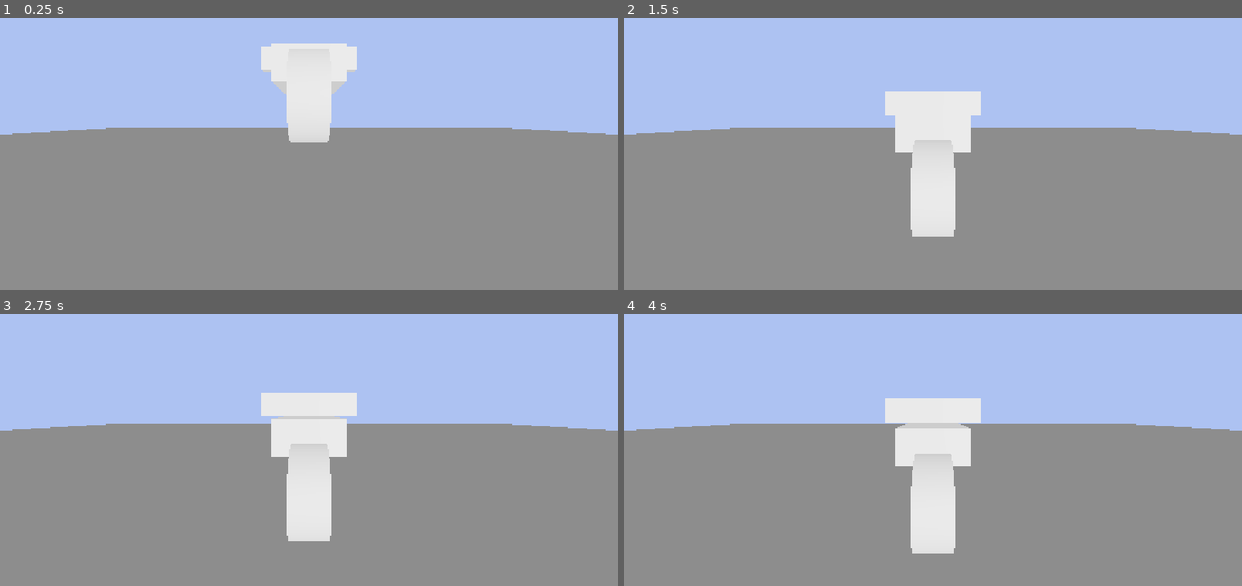
Above: before the commit, frames 1-4 (two rows, left to right).
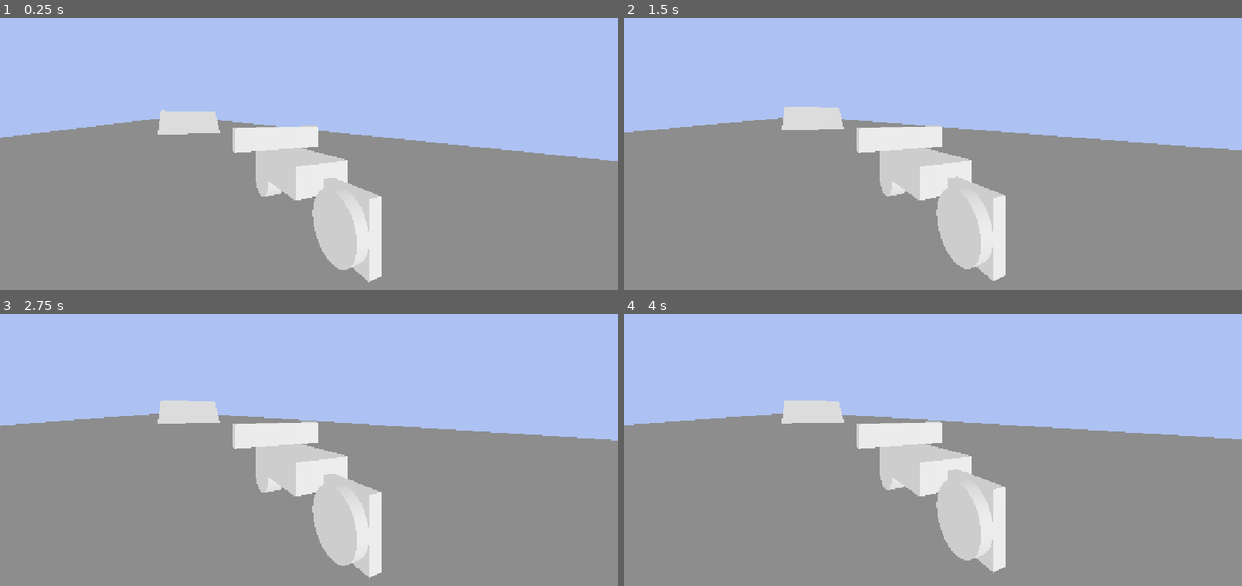
Above: after the commit, the same moments.

Repository: xvibyt/motorcycle
Game: Godot game, scene res://main.tscn
Same seed, same stepped clock (60 frames per second), same inputs: the game is played once before the commit and once after it.
Inputs (mouse positions are in pixels of both pictures, inside the frame that each line leads up to):
- Up to frame 1 (0.25 s): no input
- Up to frame 2 (1.5 s): tap Enter at 0.5 s; move the mouse to (1068, 99) at 0.52 s; hold Right 0.53-1.25 s; tap Alt at 0.6 s; click (1068, 99) at 0.67 s; drag from (809, 132) to (902, 186) at 1.27 s
- Up to frame 3 (2.75 s): move the mouse to (370, 335) at 2.02 s; hold Right from 2.03 s (still down); tap Alt at 2.1 s
- Up to frame 4 (4 s): release Right at 2.75 s; drag from (902, 482) to (747, 360) at 2.77 s; move the mouse to (1118, 463) at 3.52 s; hold Left from 3.53 s (still down); tap Alt at 3.6 s

The runs differ from the first frame. In frame 1, 14% of the frame differs, in the area x 0-100%, y 9-98%; in frame 2, 11%; in frame 3, 11%; in frame 4, 11%.

Commit message:
Added driving and suspension improvements

Diff:
--- a/motorcycle/main.tscn
+++ b/motorcycle/main.tscn
@@ -4,14 +4,18 @@
 [ext_resource type="Script" uid="uid://ddyyyl2p2uqvi" path="res://wheel_raycast.gd" id="2_0xm2m"]
 
 [sub_resource type="BoxShape3D" id="BoxShape3D_bais7"]
-size = Vector3(50, 1, 50)
+size = Vector3(50, 1, 5000)
 
 [sub_resource type="StandardMaterial3D" id="StandardMaterial3D_7dm0k"]
 albedo_color = Color(0.3665946, 0.3665946, 0.36659458, 1)
 
 [sub_resource type="BoxMesh" id="BoxMesh_bais7"]
 material = SubResource("StandardMaterial3D_7dm0k")
-size = Vector3(50, 1, 50)
+size = Vector3(50, 1, 5000)
+
+[sub_resource type="Curve" id="Curve_0xm2m"]
+_data = [Vector2(0, 0.24719107), 0.0, 0.0, 0, 0, Vector2(0.24553573, 1), 0.0, 0.0, 0, 0, Vector2(0.7544643, 0.75280905), 0.0, 0.0, 0, 0, Vector2(1, 0), 0.0, 0.0, 0, 0]
+point_count = 4
 
 [sub_resource type="BoxMesh" id="BoxMesh_rvawr"]
 size = Vector3(1, 0.5, 2)
@@ -24,12 +28,20 @@
 
 [sub_resource type="CylinderMesh" id="CylinderMesh_bais7"]
 
+[sub_resource type="BoxMesh" id="BoxMesh_0xm2m"]
+
 [sub_resource type="Environment" id="Environment_d4f1g"]
 background_mode = 1
 background_color = Color(0.6783694, 0.761581, 0.95033807, 1)
 ambient_light_source = 2
 ambient_light_color = Color(0.90359825, 0.90359825, 0.9035982, 1)
 ambient_light_energy = 3.0
+
+[sub_resource type="BoxShape3D" id="BoxShape3D_d4f1g"]
+size = Vector3(10, 10, 10)
+
+[sub_resource type="BoxMesh" id="BoxMesh_d4f1g"]
+size = Vector3(10, 10, 10)
 
 [node name="Node3D" type="Node3D" unique_id=6327640]
 
@@ -47,9 +59,13 @@
 mass = 30.0
 script = ExtResource("1_ig7tw")
 wheels = [NodePath("Wheel1"), NodePath("Wheel2")]
+acc_curve = SubResource("Curve_0xm2m")
 
 [node name="MainBody" type="MeshInstance3D" parent="Motorcycle" unique_id=787357072]
 mesh = SubResource("BoxMesh_rvawr")
+
+[node name="Camera3D" type="Camera3D" parent="Motorcycle/MainBody" unique_id=290659557]
+transform = Transform3D(0.8660254, 1.4901159e-08, -0.5, 0, 1, 2.9802319e-08, 0.5, -2.5809564e-08, 0.8660254, -2, 1, 4)
 
 [node name="SteeringWheel" type="MeshInstance3D" parent="Motorcycle" unique_id=735234106]
 transform = Transform3D(1, 0, 0, 0, 1, 0, 0, 0, 1, 0, 0.5, -0.875)
@@ -60,6 +76,7 @@
 
 [node name="Wheel1" type="RayCast3D" parent="Motorcycle" unique_id=731055372]
 transform = Transform3D(1, 0, 0, 0, 1, 0, 0, 0, 1, 0, 0, -1.5)
+enabled = false
 script = ExtResource("2_0xm2m")
 spring_strength = 3000.0
 spring_damping = 30.0
@@ -70,19 +87,31 @@
 
 [node name="Wheel2" type="RayCast3D" parent="Motorcycle" unique_id=1847072445]
 transform = Transform3D(1, 0, 0, 0, 1, 0, 0, 0, 1, 0, 0, 1.5)
+enabled = false
 script = ExtResource("2_0xm2m")
 spring_strength = 3000.0
 spring_damping = 30.0
+is_motor = true
 
 [node name="WheelMesh" type="MeshInstance3D" parent="Motorcycle/Wheel2" unique_id=1904386090]
 transform = Transform3D(-4.3711385e-08, -0.19999999, 0, 0.99999994, -8.742277e-09, 0, 0, 0, 1, 0, -0.5, 0)
 mesh = SubResource("CylinderMesh_bais7")
 
+[node name="WheelMesh2" type="MeshInstance3D" parent="Motorcycle/Wheel2/WheelMesh" unique_id=473503830]
+transform = Transform3D(0.9999999, 0, 0, -2.842171e-14, 0.9999999, 0, 0, 0, 0.9999999, 0, -0.45348406, 0)
+mesh = SubResource("BoxMesh_0xm2m")
+
 [node name="WorldEnvironment" type="WorldEnvironment" parent="." unique_id=1930333086]
 environment = SubResource("Environment_d4f1g")
 
-[node name="Camera3D" type="Camera3D" parent="." unique_id=290659557]
-transform = Transform3D(1, 0, 0, 0, 1, 2.9802319e-08, 0, -2.9802319e-08, 1, 0, 0, 4)
-
 [node name="DirectionalLight3D" type="DirectionalLight3D" parent="." unique_id=1261956217]
 transform = Transform3D(0.7071067, 0, 0.70710677, 0, 1, 0, -0.70710677, 0, 0.7071067, 0, 0, 2.138185)
+
+[node name="Ramp" type="StaticBody3D" parent="." unique_id=2070269318]
+transform = Transform3D(1, 0, 0, 0, 0.8660254, -0.5, 0, 0.5, 0.8660254, 0, -4, -48)
+
+[node name="CollisionShape3D" type="CollisionShape3D" parent="Ramp" unique_id=1073132268]
+shape = SubResource("BoxShape3D_d4f1g")
+
+[node name="MeshInstance3D" type="MeshInstance3D" parent="Ramp" unique_id=2079223069]
+mesh = SubResource("BoxMesh_d4f1g")
--- a/motorcycle/motorcycle_raycast.gd
+++ b/motorcycle/motorcycle_raycast.gd
@@ -1,11 +1,65 @@
 extends RigidBody3D
 
 @export var wheels: Array[RaycastWheel]
+@export var acceleration := 500.0
+@export var deceleration := 250.0
+@export var max_speed := 10.0
+@export var acc_curve: Curve
+
+var motor_input := 0
+
+
+func _unhandled_input(event: InputEvent):
+	motor_input = Input.get_action_strength("Forwards") - Input.get_action_strength("Backwards")
+	#if event.is_action_pressed("Forwards"):
+		#motor_input = 1
+	#elif event.is_action_released("Forwards"):
+		#motor_input = 0
+	#
+	#if event.is_action_pressed("Backwards"):
+		#motor_input = -1
+	#elif event.is_action_released("Backwards"):
+		#motor_input = 0
 
 
 func _physics_process(delta: float) -> void:
+	print(linear_velocity)
+	var grounded := false
 	for wheel in wheels:
+		if wheel.is_colliding():
+			grounded = true
+		wheel.force_raycast_update()
 		_do_single_wheel_suspension(wheel)
+		_do_single_wheel_acceleration(wheel)
+
+	if grounded:
+		#center_of_mass = Vector3.ZERO
+		center_of_mass_mode = RigidBody3D.CENTER_OF_MASS_MODE_CUSTOM
+		center_of_mass = Vector3.DOWN * 0.2
+	else:
+		center_of_mass_mode = RigidBody3D.CENTER_OF_MASS_MODE_CUSTOM
+		center_of_mass = Vector3.DOWN * 1
+
+
+func _do_single_wheel_acceleration(ray: RaycastWheel):
+	var forward_dir := -ray.global_basis.z
+	var vel := forward_dir.dot(linear_velocity)
+
+	ray.wheel.rotate_x(-vel * get_process_delta_time() * 2 * PI * ray.wheel_rad)
+
+	if ray.is_colliding():
+		var contact_pos :=  ray.wheel.global_position
+
+		var force_pos = contact_pos - global_position
+
+		if ray.is_motor and motor_input:
+			var speed_ratio := vel / max_speed
+			var acc := acc_curve.sample_baked(speed_ratio)
+			var force_vector := forward_dir * acceleration * motor_input * acc
+			apply_force(force_vector, force_pos)
+		elif abs(vel) > 10.05 and not motor_input:
+			var drag_force_vector = global_basis.z * deceleration * signf(vel)
+			apply_force(drag_force_vector, force_pos)
 
 
 func _get_spring_damp_force(ray: RaycastWheel, contact_pos: Vector3, spring_up_dir: Vector3) -> float:
@@ -24,12 +78,12 @@
 		var spring_len := ray.global_position.distance_to(contact_pos) - ray.wheel_rad
 		var offset := ray.rest_dis - spring_len
 
-		print(spring_len)
 		ray.wheel.position.y = -spring_len
 
 		var spring_force := ray.spring_strength * offset
 		var spring_damp_force := _get_spring_damp_force(ray, contact_pos, spring_up_dir)
 
-		var force_vector := (spring_force - spring_damp_force) * spring_up_dir
+		var force_vector := (spring_force - spring_damp_force) * ray.get_collision_normal() # spring_up_dir is more stable but can move the motorcycle if a wheel is bigger
+		contact_pos = ray.wheel.global_position
 		var force_pos_offset := contact_pos - global_position
 		apply_force(force_vector, force_pos_offset)
--- a/motorcycle/project.godot
+++ b/motorcycle/project.godot
@@ -40,6 +40,7 @@
 [physics]
 
 3d/physics_engine="Jolt Physics"
+3d/default_linear_damp=0.0
 
 [rendering]
 
--- a/motorcycle/wheel_raycast.gd
+++ b/motorcycle/wheel_raycast.gd
@@ -6,5 +6,6 @@
 @export var rest_dis := 0.5
 @export var over_extend := 0.0
 @export var wheel_rad := 0.5
+@export var is_motor := false
 
 @onready var wheel: Node3D = $WheelMesh
